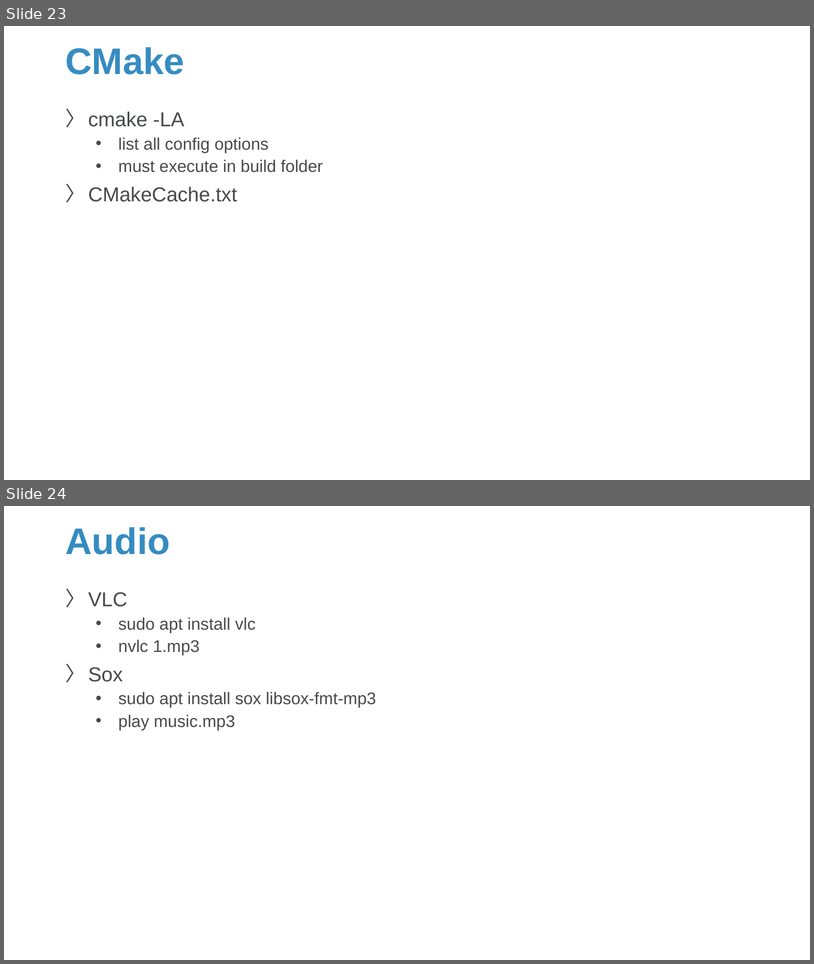
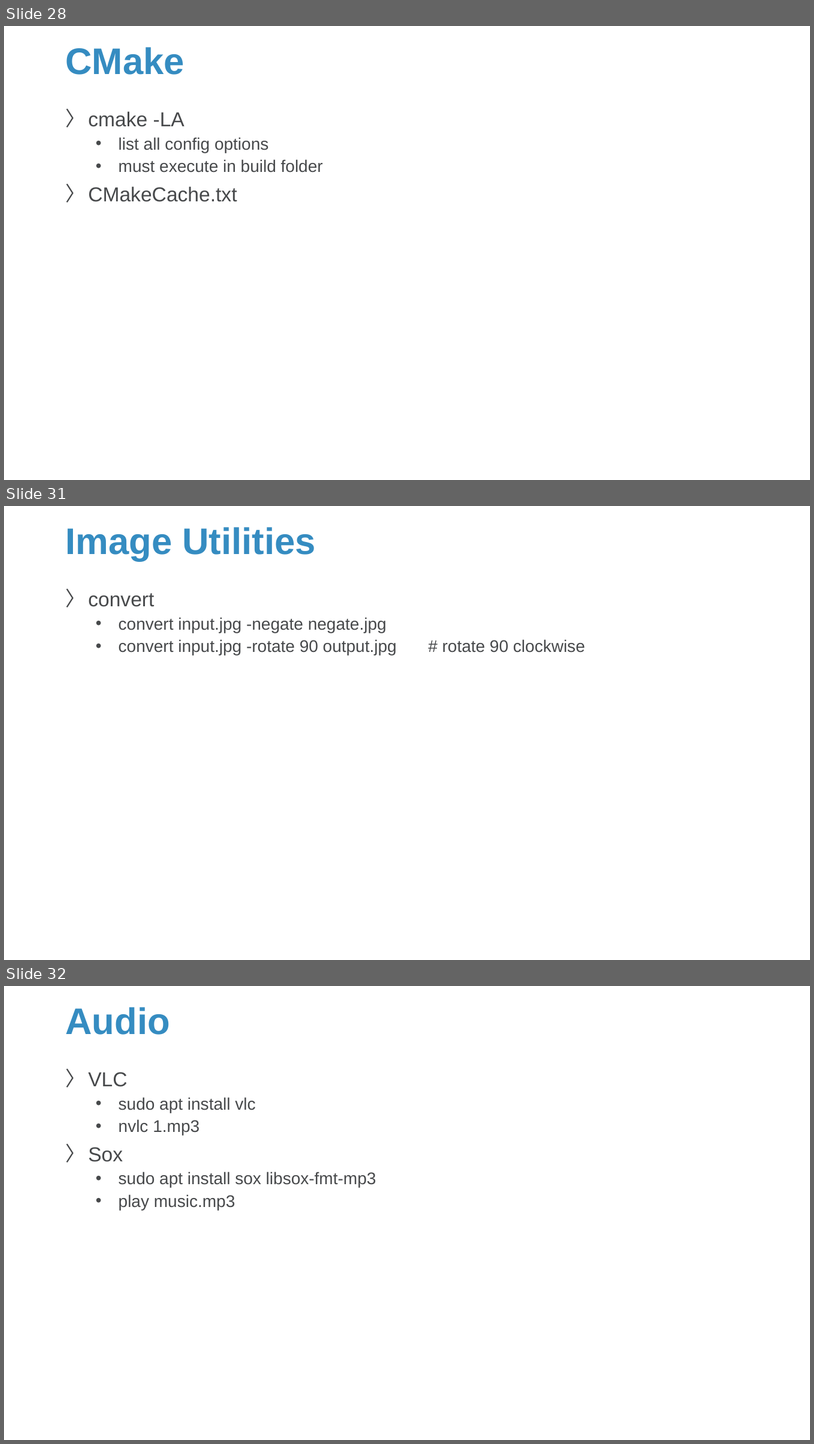
Before and after one commit to Sparks-Lu/TechNotes, a slide deck: Linux/Linux_Notes.pptx. Shown one above the other, each under a label of ours: slides 23 and 24 before the commit, slides 28, 31 and 32 after it; the slides between them are not shown. The pictures are 814x964 and 814x1444 pixels, drawn with LibreOffice and Linux fonts; fonts in the diff are those of the drawing; background and template pictures are left out. Boxes give left, top, right and bottom in pixels: in the first picture for what was removed or moved away, otherwise in the second. Text is boxed around its words. In the diff, an @@ line names an element or a change of style, - is before the commit and + after.

```diff
--- a/Linux/Linux_Notes.pptx
+++ b/Linux/Linux_Notes.pptx
@@ slide 31 added at [4,506,810,960], background picture (left out) @@
@@ title added at [65,527,315,561], 44 pt, text #358CC1, bold @@
+Image Utilities
@@ text added at [88,593,585,655], 20 pt, text #47494B @@
+〉 convert
+  • convert input.jpg -negate negate.jpg
+  • convert input.jpg -rotate 90 output.jpg # rotate 90 clockwise
@@ what was slide 23 is now slide 28 @@
@@ what was slide 24 is now slide 32 @@
```
Also in this commit, not shown: 6 slides changed, 9 other slides added, 1 other file.
